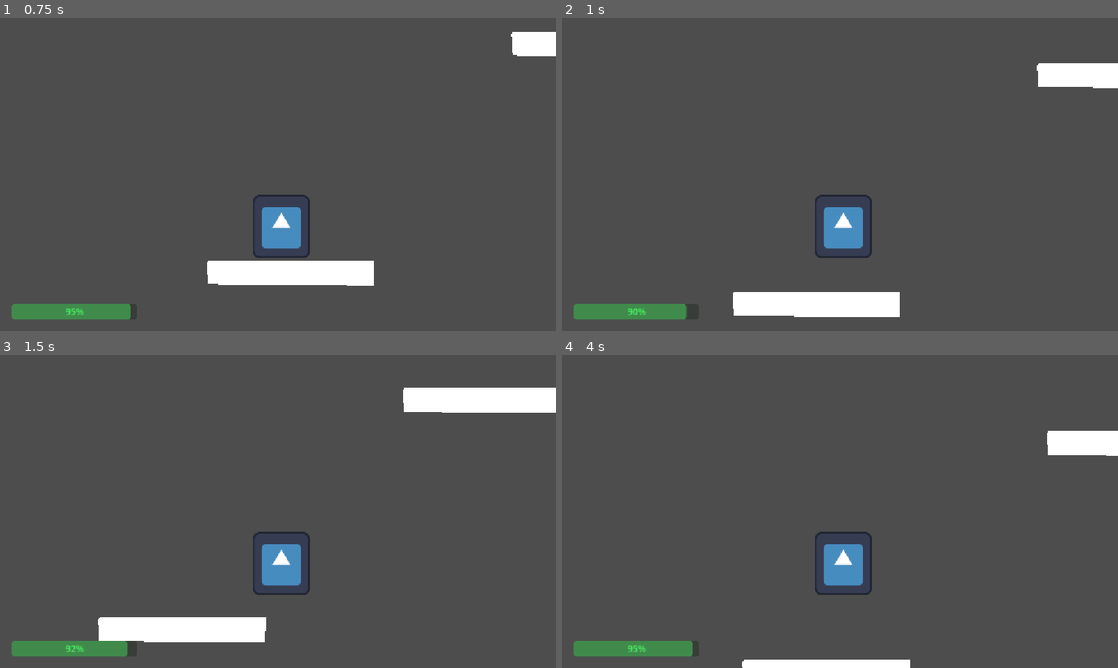
Above: before the commit, frames 1-4 (two rows, left to right).
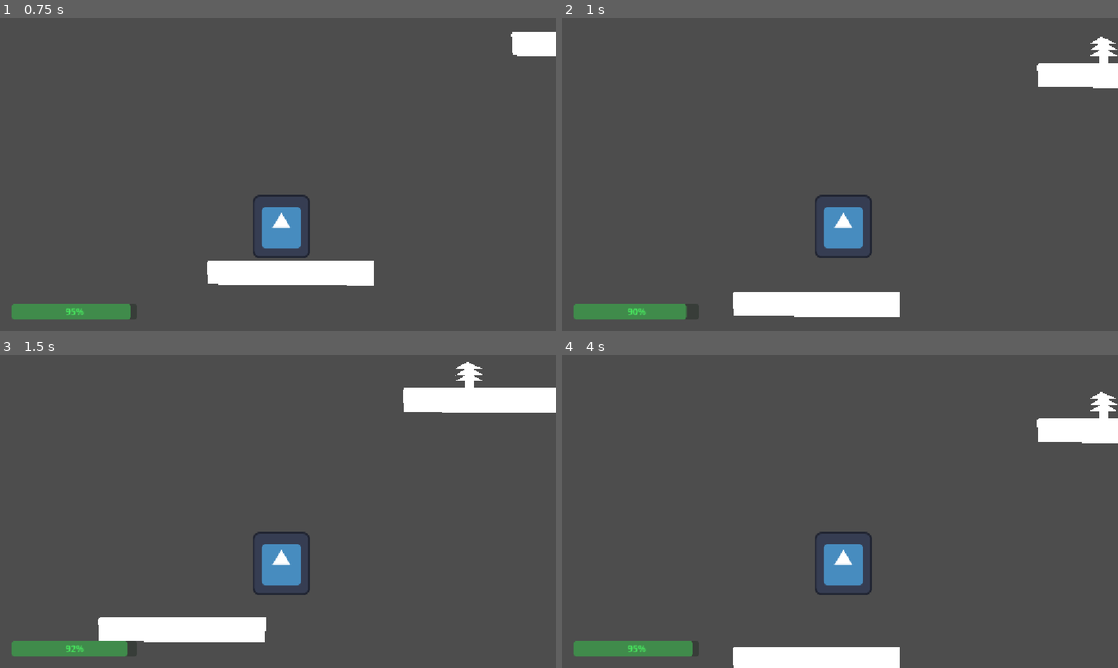
Above: after the commit, the same moments.

Repository: roycenstrom0/RS_climb_up_mountain
Game: Godot game, scene res://sandbox.tscn
The game is run twice, just before and just after one commit, with the same random seed, the same clock (stepped at 60 frames per second) and the same inputs. The engine's default icon, where the game draws it, is replaced by a stand-in: a white triangle on a blue panel in a dark square.
Inputs:
- Up to frame 1 (0.75 s): tap Enter (ui_accept) at 0.5 s; hold Right (ui_right) from 0.53 s (still down)
- Up to frame 2 (1 s): keep holding Right (ui_right); tap Enter (ui_accept) at 0.77 s
- Up to frame 3 (1.5 s): keep holding Right (ui_right)
- Up to frame 4 (4 s): tap Enter (ui_accept) at 1.52, 3.02, 3.77 s; release Right (ui_right) at 2.03 s; hold Left (ui_left) 2.03-2.78 s; hold Right (ui_right) from 2.78 s (still down)

Frame 1 is identical in both runs. In frame 2, 0.2% of the frame differs, in the area x 95-100%, y 6-15%; in frame 3, 0.2%; in frame 4, 2.7%, in the area x 30-100%, y 11-100%.

Commit message:
poison bush &cave entrance to the next world

Diff:
--- /dev/null
+++ b/cave_or_exittoworld.gd
@@ -0,0 +1,11 @@
+extends Area2D
+
+
+# Called when the node enters the scene tree for the first time.
+func _ready() -> void:
+	pass # Replace with function body.
+
+
+# Called every frame. 'delta' is the elapsed time since the previous frame.
+func _process(delta: float) -> void:
+	pass
--- /dev/null
+++ b/cave_or_exittoworld.tscn
@@ -0,0 +1,17 @@
+[gd_scene format=3 uid="uid://v7eoneor24wg"]
+
+[sub_resource type="CapsuleShape2D" id="CapsuleShape2D_uw6ub"]
+radius = 53.0
+height = 106.0
+
+[node name="cave_or_exittoworld" type="Area2D" unique_id=1445704855]
+position = Vector2(513, 247)
+
+[node name="Polygon2D" type="Polygon2D" parent="." unique_id=266492868]
+position = Vector2(80, 9)
+polygon = PackedVector2Array(-138.00034, 45.333344, -138.66699, -28, -131.33368, -48.666664, -120.000336, -61.333332, -107.33368, -73.33333, -90.000336, -79.33333, -70.66699, -80.666664, -49.33368, -76.666664, -36.666992, -65.33333, -25.33368, -52.666664, -18.666992, -36.666664, -17.33368, 36, -20.000336, 44)
+uv = PackedVector2Array(-138.00034, 45.333344, -138.66699, -28, -131.33368, -48.666664, -120.000336, -61.333332, -107.33368, -73.33333, -90.000336, -79.33333, -70.66699, -80.666664, -49.33368, -76.666664, -36.666992, -65.33333, -25.33368, -52.666664, -18.666992, -36.666664, -17.33368, 36, -17.33368, 36)
+
+[node name="CollisionShape2D" type="CollisionShape2D" parent="." unique_id=166841115]
+position = Vector2(3, -5)
+shape = SubResource("CapsuleShape2D_uw6ub")
--- a/climber.gd
+++ b/climber.gd
@@ -25,6 +25,13 @@
 @export var energy_bar_size: Vector2 = Vector2(260.0, 32.0)
 @export var energy_bar_margin: Vector2 = Vector2(24.0, 24.0)
 
+# Poison settings
+@export_group("Poison")
+@export var poison_no_recharge_time: float = 6.0
+@export var poison_recharge_rate: float = 0.5
+@export var poison_bar_color: Color = Color(0.65, 0.2, 1.0)
+@export_group("")
+
 # Fall-damage settings
 @export var minimum_damaging_fall_speed: float = 650.0
 @export var fall_energy_damage: float = 50.0
@@ -65,6 +72,9 @@
 var is_exhausted: bool = false
 var recharge_timer: float = 0.0
 
+var is_poisoned: bool = false
+var poison_timer: float = 0.0
+
 
 func _ready() -> void:
 	add_to_group("player")
@@ -81,6 +91,7 @@
 	var vertical_input: float = Input.get_axis("ui_up", "ui_down")
 	var jump_pressed: bool = Input.is_action_just_pressed("ui_accept")
 
+	_update_poison(delta)
 	_recover_fall_damage(delta)
 
 	var can_use_energy: bool = not is_exhausted and current_energy > 0.0
@@ -217,6 +228,28 @@
 	return false
 
 
+# Called by a poison bush when the player enters its Area2D.
+func apply_poison() -> void:
+	is_poisoned = true
+	poison_timer = maxf(poison_no_recharge_time, 0.0)
+	_update_energy_bar()
+
+
+func _update_poison(delta: float) -> void:
+	if not is_poisoned:
+		return
+
+	poison_timer = maxf(poison_timer - delta, 0.0)
+
+	# After the no-recharge period, poison remains until the slower
+	# regeneration has refilled the usable portion of the energy bar.
+	if (
+		poison_timer <= 0.0
+		and current_energy >= _get_usable_max_energy()
+	):
+		is_poisoned = false
+
+
 func _drain_energy(amount: float) -> void:
 	current_energy = maxf(current_energy - amount, 0.0)
 	recharge_timer = normal_recharge_delay
@@ -234,16 +267,30 @@
 		recharge_timer = maxf(recharge_timer - delta, 0.0)
 		return
 
+	# Poison completely blocks regeneration for the first 8 seconds.
+	if is_poisoned and poison_timer > 0.0:
+		return
+
 	var usable_energy: float = _get_usable_max_energy()
-	var active_recharge_rate: float = (
-		exhausted_recharge_rate if is_exhausted else energy_recharge_rate
-	)
+	var active_recharge_rate: float
+
+	# Poisoned regeneration takes priority over normal/exhausted rates.
+	if is_poisoned:
+		active_recharge_rate = poison_recharge_rate
+	elif is_exhausted:
+		active_recharge_rate = exhausted_recharge_rate
+	else:
+		active_recharge_rate = energy_recharge_rate
 
 	if current_energy < usable_energy:
 		current_energy = minf(
 			current_energy + active_recharge_rate * delta,
 			usable_energy
 		)
+
+	# End the poison after the usable energy bar has refilled.
+	if is_poisoned and current_energy >= usable_energy:
+		is_poisoned = false
 
 	if (
 		is_exhausted
@@ -288,6 +335,10 @@
 
 
 func _recover_fall_damage(delta: float) -> void:
+	# The initial poison pause also stops fall-damage recovery.
+	if is_poisoned and poison_timer > 0.0:
+		return
+
 	if not fall_damage_can_recover:
 		return
 
@@ -358,7 +409,9 @@
 	energy_bar.max_value = max_energy
 	energy_bar.value = clampf(current_energy, 0.0, max_energy)
 
-	if is_exhausted:
+	if is_poisoned:
+		energy_bar.modulate = poison_bar_color
+	elif is_exhausted:
 		energy_bar.modulate = Color(1.0, 0.3, 0.3)
 	elif damaged_energy > 0.0:
 		energy_bar.modulate = Color(1.0, 0.65, 0.2)
--- a/fog.gd
+++ b/fog.gd
@@ -6,7 +6,12 @@
 @export var player_group: StringName = &"player"
 @export var player_death_area_group: StringName = &"player_death_area"
 
+# Fog movement settings.
+@export var move_up_distance: float = 50.0
+@export var move_interval: float = 3.5
+
 var is_restarting: bool = false
+var move_timer: Timer
 
 
 func _ready() -> void:
@@ -17,6 +22,18 @@
 
 	if not area_entered.is_connected(_on_area_entered):
 		area_entered.connect(_on_area_entered)
+
+	# Create a repeating timer that moves the fog upward.
+	move_timer = Timer.new()
+	move_timer.wait_time = move_interval
+	move_timer.one_shot = false
+	move_timer.timeout.connect(_on_move_timer_timeout)
+	add_child(move_timer)
+	move_timer.start()
+
+
+func _on_move_timer_timeout() -> void:
+	position.y -= move_up_distance
 
 
 # Detects the player's normal CharacterBody2D collision.
--- /dev/null
+++ b/poison_bush.gd
@@ -0,0 +1,14 @@
+extends Area2D
+
+
+func _ready() -> void:
+	if not body_entered.is_connected(_on_body_entered):
+		body_entered.connect(_on_body_entered)
+
+
+func _on_body_entered(body: Node2D) -> void:
+	if not body.is_in_group(&"player"):
+		return
+
+	if body.has_method(&"apply_poison"):
+		body.apply_poison()
--- /dev/null
+++ b/poison_bush.tscn
@@ -0,0 +1,19 @@
+[gd_scene format=3 uid="uid://bxq5yx28tbbbw"]
+
+[ext_resource type="Script" uid="uid://d0mkovw5lhh3o" path="res://poison_bush.gd" id="1_ort3e"]
+
+[sub_resource type="CapsuleShape2D" id="CapsuleShape2D_uw6ub"]
+radius = 31.0
+height = 64.0
+
+[node name="poison_bush" type="Area2D" unique_id=1390078506]
+script = ExtResource("1_ort3e")
+
+[node name="CollisionShape2D" type="CollisionShape2D" parent="." unique_id=189625124]
+position = Vector2(46, 91)
+shape = SubResource("CapsuleShape2D_uw6ub")
+
+[node name="Polygon2D" type="Polygon2D" parent="." unique_id=1368030819]
+position = Vector2(166, 105)
+polygon = PackedVector2Array(-127.84215, 14.827099, -109.82101, 14.8394375, -109.55806, -0.4116335, -89.5739, 0.37721443, -110.609856, -12.507309, -90.88865, -13.296158, -110.609856, -25.391838, -92.2034, -25.917736, -123.75734, -40.37996, -149.51407, -25.123003, -129.01631, -25.128887, -148.6644, -11.952925, -135.91916, -12.377767, -126.123886, -12.770262, -148.34605, -0.7606616, -128.08197, -0.28103828)
+uv = PackedVector2Array(-120.000336, 54.66667, -94.000336, 54, -93.33368, 15.333336, -57.33368, 16, -96.000336, -15.333328, -55.33368, -16, -96.000336, -48, -49.33368, -49.333332, -129.33368, -86, -184.00034, -57.333332, -142.66699, -47.333332, -184.00034, -24, -184.00034, -24, -135.33368, -16, -176.66699, 7.333336, -127.33368, 7.333336)
--- a/sandbox.tscn
+++ b/sandbox.tscn
@@ -6,6 +6,7 @@
 [ext_resource type="PackedScene" uid="uid://qqm65v7jidnj" path="res://mountainwall.tscn" id="5_rjrbw"]
 [ext_resource type="PackedScene" uid="uid://b8yttj3igq754" path="res://mountainwallv2.tscn" id="5_ypj6x"]
 [ext_resource type="PackedScene" uid="uid://b7sbvt6eglumf" path="res://fog.tscn" id="6_ypj6x"]
+[ext_resource type="PackedScene" uid="uid://bxq5yx28tbbbw" path="res://poison_bush.tscn" id="7_0fpt2"]
 
 [node name="torial" type="Node2D" unique_id=213354541]
 position = Vector2(326, 176)
@@ -55,3 +56,24 @@
 
 [node name="mist_or_gas3" parent="." unique_id=1390820559 instance=ExtResource("6_ypj6x")]
 position = Vector2(1311, 752)
+
+[node name="mist_or_gas4" parent="." unique_id=47478728 instance=ExtResource("6_ypj6x")]
+position = Vector2(-1204, 715)
+
+[node name="mist_or_gas5" parent="." unique_id=1743944765 instance=ExtResource("6_ypj6x")]
+position = Vector2(-599, 730)
+
+[node name="mist_or_gas6" parent="." unique_id=931734096 instance=ExtResource("6_ypj6x")]
+position = Vector2(1954, 794)
+
+[node name="mist_or_gas7" parent="." unique_id=521190118 instance=ExtResource("6_ypj6x")]
+position = Vector2(2565, 829)
+
+[node name="poison_bush" parent="." unique_id=1390078506 instance=ExtResource("7_0fpt2")]
+position = Vector2(1215, 139)
+
+[node name="poison_bush2" parent="." unique_id=1805849337 instance=ExtResource("7_0fpt2")]
+position = Vector2(-208, -2287)
+
+[node name="poison_bush3" parent="." unique_id=1798629734 instance=ExtResource("7_0fpt2")]
+position = Vector2(665, -399)
Not shown, added: cave_or_exittoworld.gd.uid
Not shown, added: poison_bush.gd.uid
